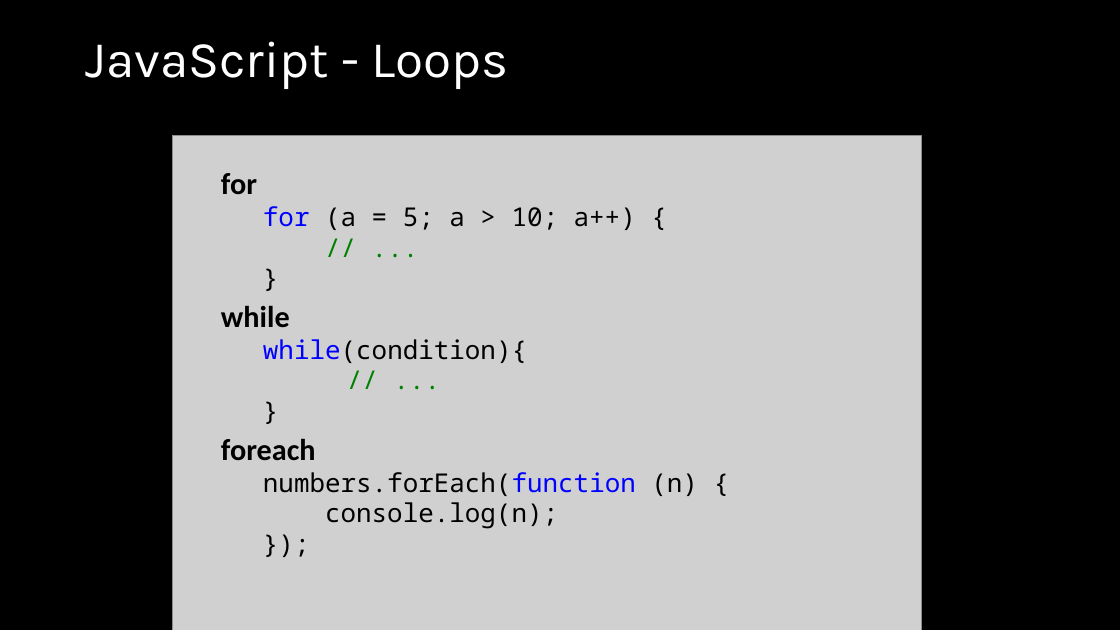
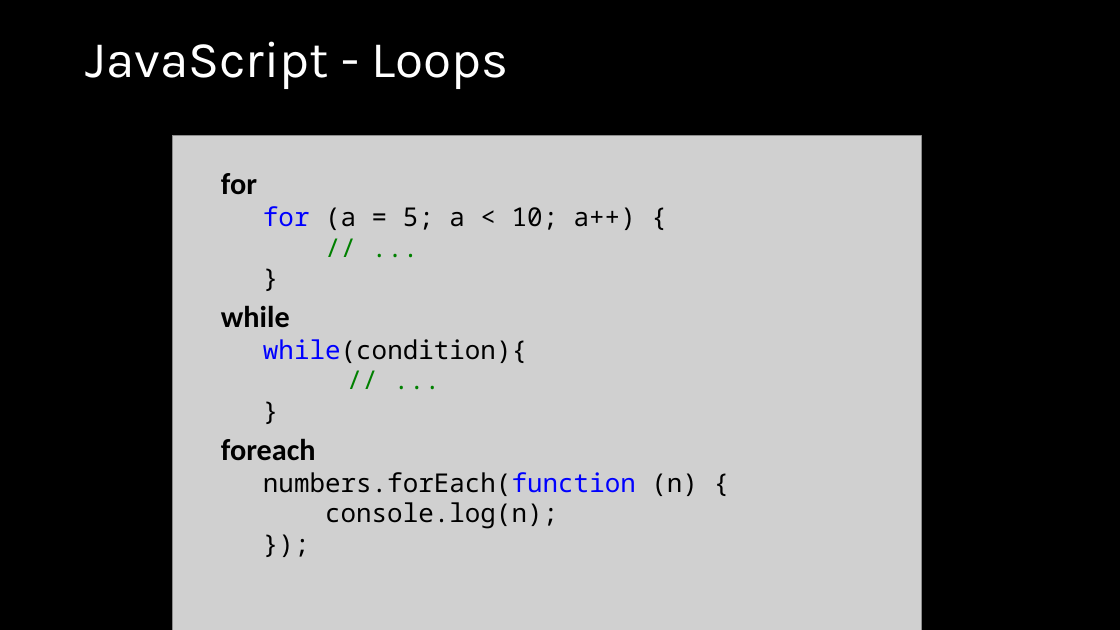
Before and after one commit to wmmihaa/Introduction-to-Node.js, a slide deck: slide 22 of slides/Introduction to Node.js.pptx. Drawn at 1120x630 pixels with LibreOffice and Linux fonts; fonts in the diff are those of the drawing; grey boxes stand for pictures. Boxes give left, top, right and bottom in pixels: in the first picture for what was removed or moved away, otherwise in the second. Text is boxed around its words. In the diff, an @@ line names an element or a change of style, - is before the commit and + after.

```diff
--- a/slides/Introduction to Node.js.pptx
+++ b/slides/Introduction to Node.js.pptx
@@ text at (263,206,636,230): text changed @@
-  for (a = 5; a > 10; a++) {
+  for (a = 5; a < 10; a++) {
```
Also in this commit, not shown: 6 other slides changed, 7 slides added, 1 other file.
